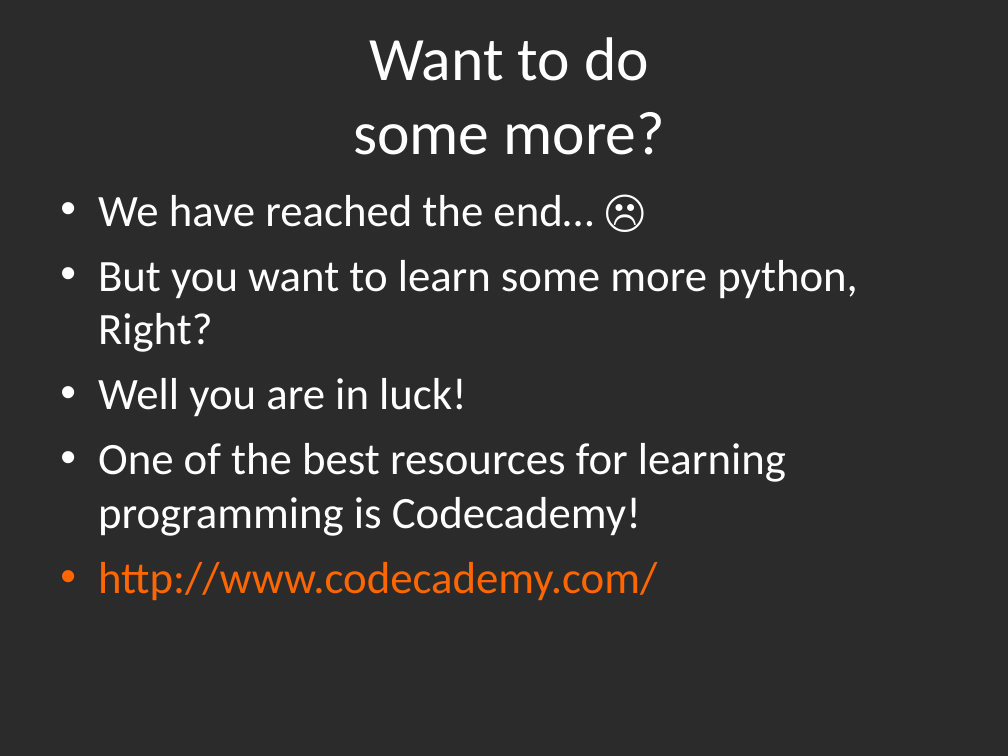
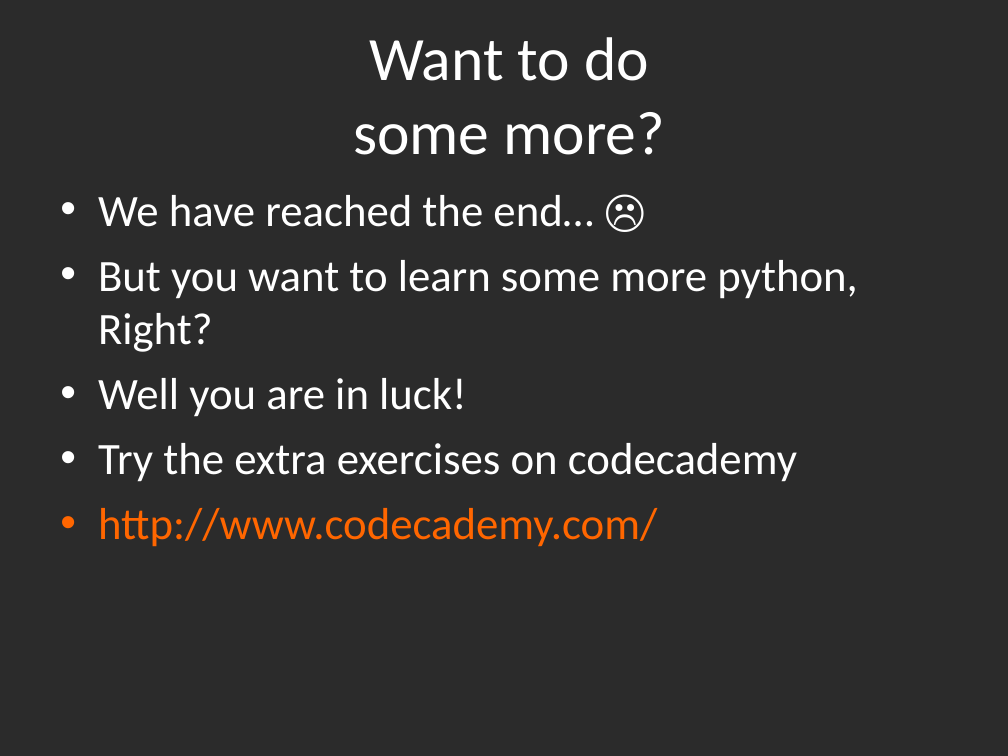
Before and after one commit to gbaman/RaspberryPi-Teaching-Materials, a slide deck: slide 41 of Powerpoints/Python 3.3.ppt (slide 38 before the commit). Drawn at 1008x756 pixels with LibreOffice and Linux fonts; fonts in the diff are those of the drawing; background and template pictures are left out; a plain dark background stands for a picture behind light text. Boxes give left, top, right and bottom in pixels: in the first picture for what was removed or moved away, otherwise in the second. Text is boxed around its words. In the diff, an @@ line names an element or a change of style, - is before the commit and + after.

Commit message:
Now includes codecademy links

```diff
--- a/Powerpoints/Python 3.3.ppt
+++ b/Powerpoints/Python 3.3.ppt
@@ text at (98,443,797,482): text changed @@
-• One of the best resources for learning programming is Codecademy!
+• Try the extra exercises on codecademy
```
Also in this commit, not shown: 16 other slides changed, 4 slides added, 1 slide removed.
